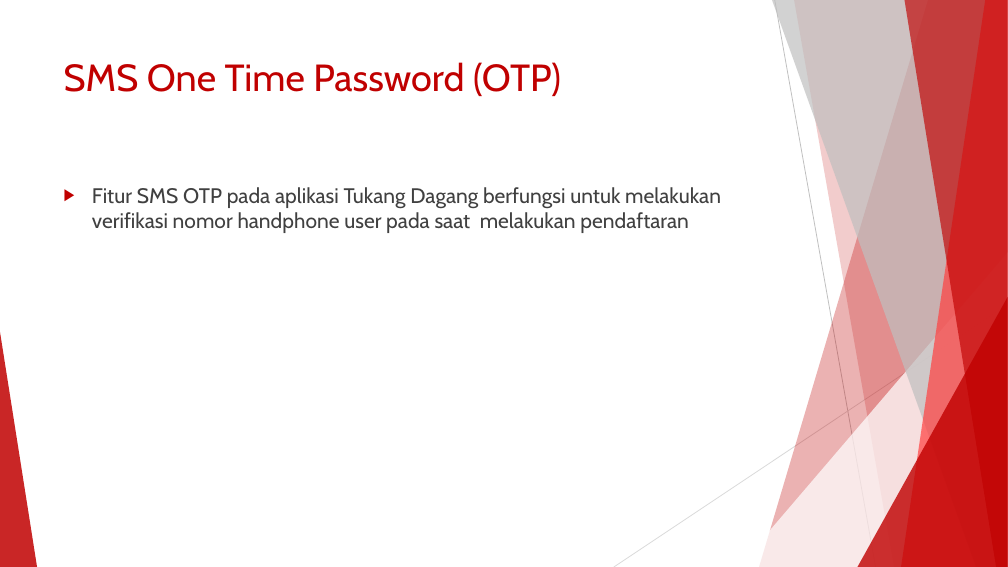
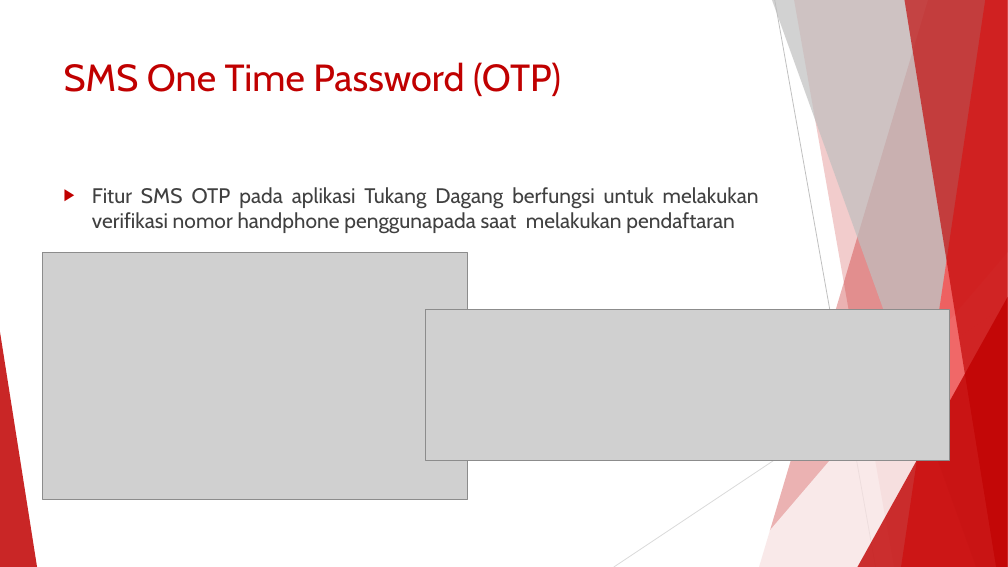
Before and after one commit to trysetyoutomo/tukang-dagang, a slide deck: slide 20 of presentation,video, & proposal/TUKANG DAGANG.pptx (slide 18 before the commit). Drawn at 1008x567 pixels with LibreOffice and Linux fonts; fonts in the diff are those of the drawing; grey boxes stand for pictures. Boxes give left, top, right and bottom in pixels: in the first picture for what was removed or moved away, otherwise in the second. Text is boxed around its words. In the diff, an @@ line names an element or a change of style, - is before the commit and + after.

```diff
--- a/presentation,video, & proposal/TUKANG DAGANG.pptx
+++ b/presentation,video, & proposal/TUKANG DAGANG.pptx
@@ text at [92, 187, 759, 233]: text changed @@
-▶ Fitur SMS OTP pada aplikasi Tukang Dagang berfungsi untuk melakukan verifikasi nomor handphone user pada saat melakukan pendaftaran
+▶ Fitur SMS OTP pada aplikasi Tukang Dagang berfungsi untuk melakukan verifikasi nomor handphone penggunapada saat melakukan pendaftaran
@@ picture added at [43, 253, 467, 500] @@
@@ picture added at [426, 309, 951, 460] @@
```
Also in this commit, not shown: 2 other slides changed, 2 slides added, 3 other files.
